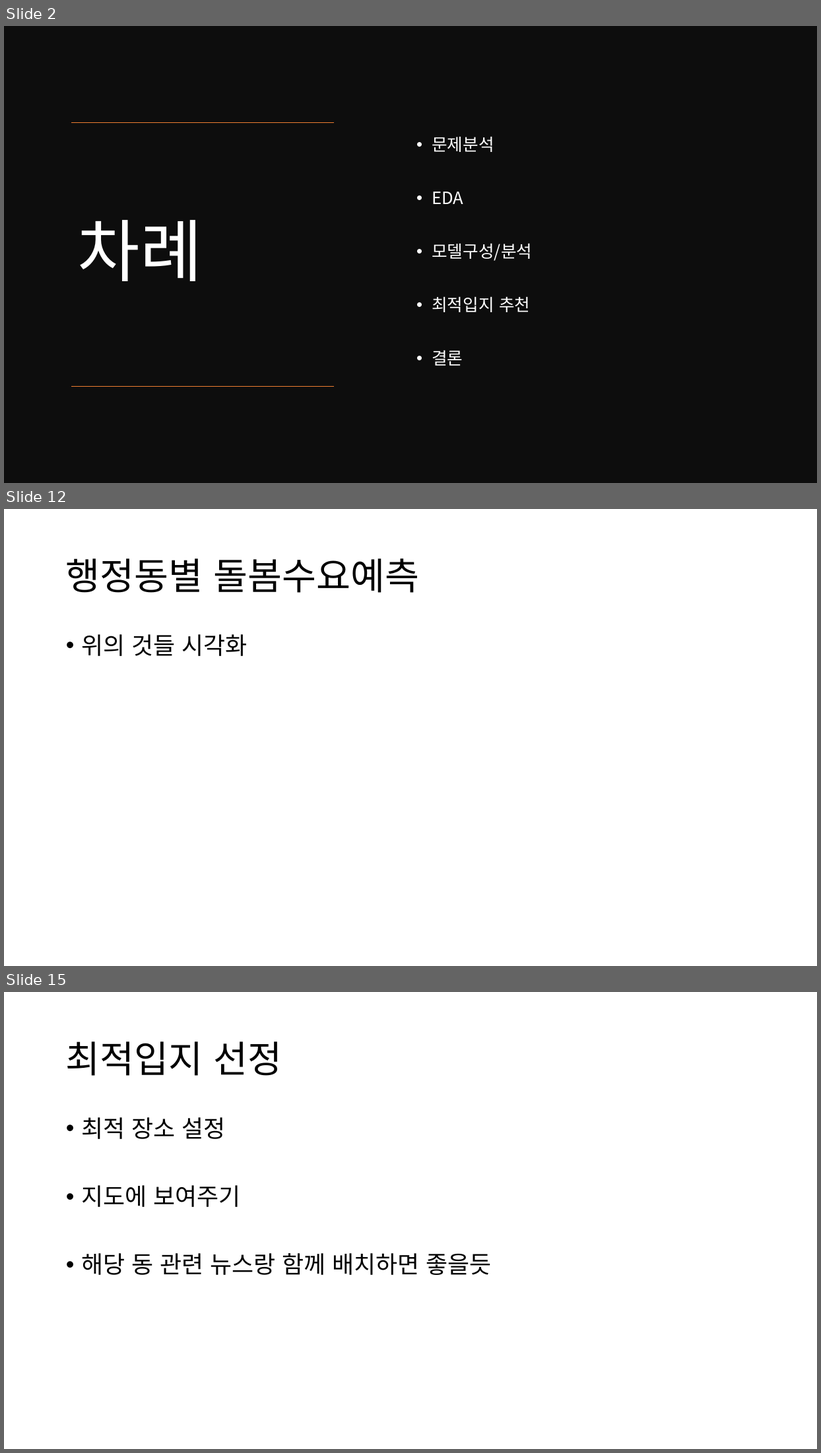
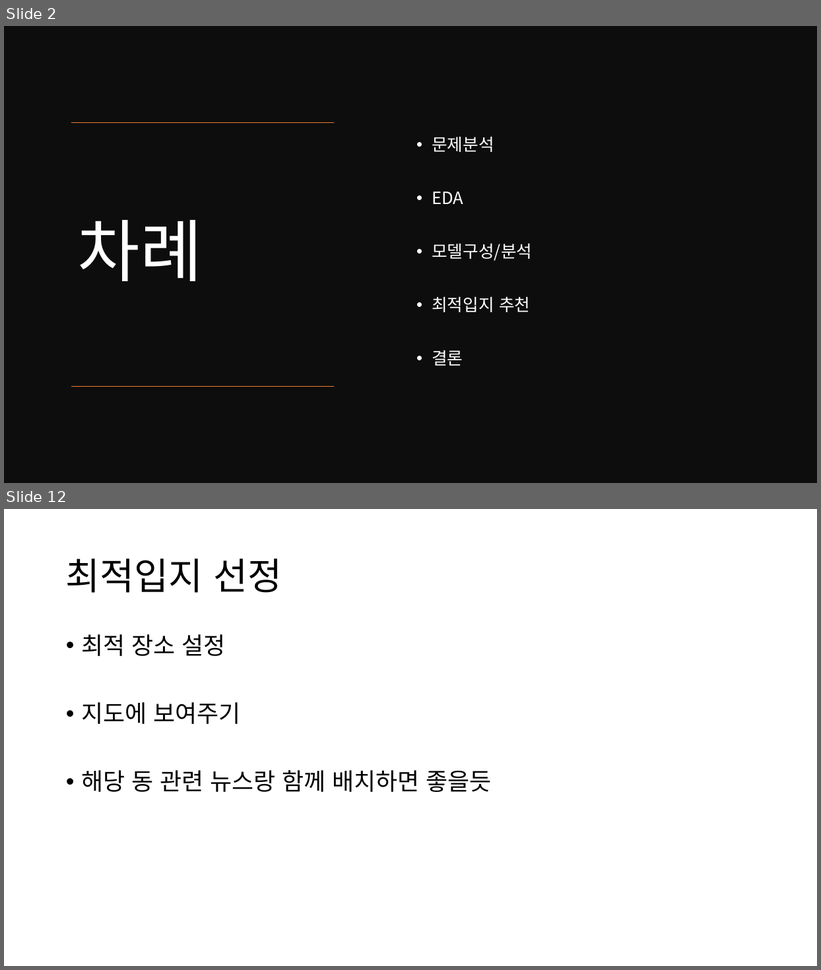
Before and after one commit to gyuholee94/seoul_contest, a slide deck: 서울콘 ppt v1.pptx. Shown one above the other, each under a label of ours: slides 2, 12 and 15 before the commit, slides 2 and 12 after it; the slides between them are not shown. The pictures are 821x1453 and 821x970 pixels, drawn with LibreOffice and Linux fonts; fonts in the diff are those of the drawing. Boxes give left, top, right and bottom in pixels: in the first picture for what was removed or moved away, otherwise in the second. Text is boxed around its words. In the diff, an @@ line names an element or a change of style, - is before the commit and + after.

```diff
--- a/서울콘 ppt v1.pptx
+++ b/서울콘 ppt v1.pptx
@@ slide 12 removed at [4,509,817,966], background #FFFFFF @@
@@ title removed at [66,559,420,593] @@
-행정동별 돌봄수요예측
@@ text removed at [81,634,247,656] @@
-• 위의 것들 시각화
@@ what was slide 15 is now slide 12 @@
```
Also in this commit, not shown: 6 slides changed, 3 slides added, 5 other slides removed, 1 other file.
